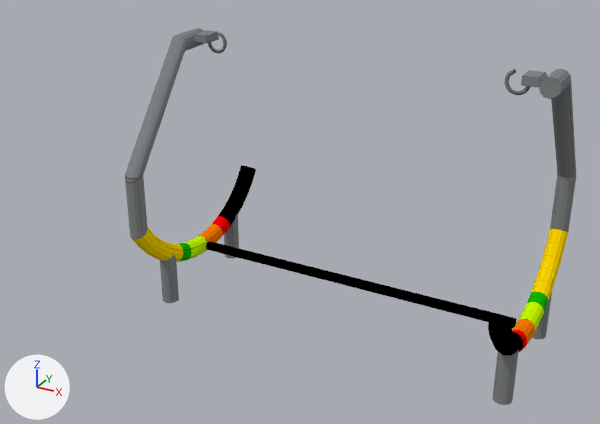
One commit to the Blender file Assets/Objects/chessboardFrame.blend: the scene before it, then after it.
Camera for both pictures: a camera (50 mm lens) standing at (8.88, -18.98, 9.92) and looking at (-1.45, -0.19, 0.53). Lighting does not change. The marker at lower left points along +X, +Y and +Z.

Before the edit, the objects in view are built like this:
```python
me_cube = bpy.data.meshes.new('Cube')
me_cube.from_pydata(...)  # 1664 vertices, 1486 faces; spans x -1.1..1.1, y -31.2..31.3, z -11.6..66.3
# faces by material slot: [6, 740, 740]
me_cube.materials.append(mat_material)  # picture img_tex_png
me_cube.materials.append(mat_material_003)  # picture img_tex_png_004
me_cube.materials.append(mat_material_002)  # picture img_tex_png_006
ob_cube = bpy.data.objects.new('Cube', me_cube)
ob_cube.location = (0.0, 0.0, -1.38)
ob_cube.scale = (4.8, 0.1, 0.1)
```
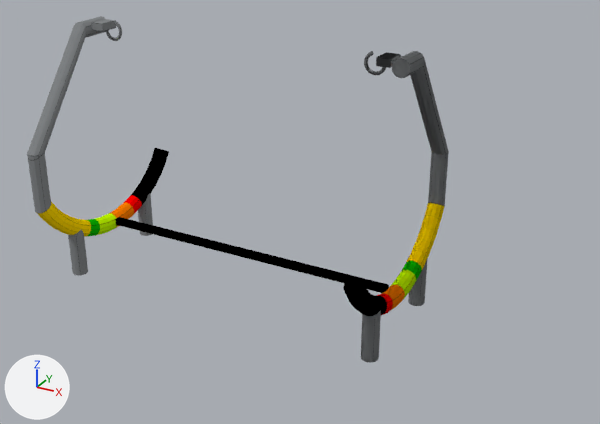
Where the change shows, as pixel boxes (x1, y1, x2, y2) in the pictures (600 x 424 px; the box of a moved part takes in the faces that stretch with it):
```json
{"object": "Cube", "change": "reshaped, moved", "before": [125, 28, 576, 405], "after": [27, 16, 449, 362], "on screen": "6% narrower, 8% shorter"}
{"part": 1, "of": "me_cube", "change": "moved or reshaped", "before": [521, 70, 547, 88], "on screen": "not visible afterwards"}
{"part": 2, "of": "me_cube", "change": "moved or reshaped", "before": [505, 69, 530, 95], "on screen": "not visible afterwards"}
{"part": 3, "of": "me_cube", "change": "moved or reshaped", "before": [193, 30, 219, 43], "after": [376, 52, 402, 68]}
{"part": 4, "of": "me_cube", "change": "added", "after": [364, 51, 386, 75]}
{"part": 5, "of": "me_cube", "change": "moved or reshaped", "before": [160, 255, 179, 303], "after": [361, 311, 381, 362]}
{"part": 6, "of": "me_cube", "change": "moved or reshaped", "before": [488, 69, 576, 355], "after": [343, 51, 449, 316]}
{"part": 7, "of": "me_cube", "change": "moved or reshaped", "before": [224, 214, 239, 258], "after": [408, 258, 428, 306]}
{"part": 8, "of": "me_cube", "change": "added", "after": [91, 19, 116, 31]}
{"part": 9, "of": "me_cube", "change": "added", "after": [138, 193, 153, 236]}
{"part": 10, "of": "me_cube", "change": "moved or reshaped", "before": [125, 28, 256, 262], "after": [27, 16, 169, 237]}
{"part": 11, "of": "me_cube", "change": "added", "after": [68, 230, 88, 275]}
{"part": 12, "of": "me_cube", "change": "deleted", "before": [206, 241, 517, 328], "on screen": "black"}
{"part": 13, "of": "me_cube", "change": "moved or reshaped", "before": [208, 32, 552, 405], "after": [105, 21, 389, 293]}
```

The change, as JSON lines over the scene's bpy script:
```json
{"block": "me_cube", "where": "# used by ob_cube; location = (0.0, 0.0, -1.38); scale = (4.8, 0.1, 0.1)"}
{"op": "remove", "block": "me_cube", "code": "me_cube.from_pydata(...)  # 1664 vertices, 1486 faces; spans x -1.1..1.1, y -31.2..31.3, z -11.6..66.3"}
{"op": "add", "block": "me_cube", "code": "me_cube.from_pydata(...)  # 2500 vertices, 2234 faces; spans x -1.1..1.1, y -29.1..33.1, z -11.6..66.3"}
{"block": "me_cube", "change": "me_cube part 1: the loose piece of 12 vertices spanning x 0.9..1.0, y -4.0..2.1, z 63.5..65.7 is moved by (0.0, 2.3, 0.0)"}
{"block": "me_cube", "change": "me_cube part 2: the loose piece of 408 vertices spanning x 0.8..0.9, y -1.4..-0.4, z 60.3..66.3 is moved by (0.0, 2.3, 0.0)"}
{"block": "me_cube", "change": "me_cube part 3: the loose piece of 12 vertices spanning x -1.0..-0.9, y -2.0..4.1, z 63.5..65.7 is turned 180 degrees about the z axis through its middle, then moved by (1.9, 0.3, 0.0), in mat_material_002 (picture img_tex_png_006)"}
{"block": "me_cube", "change": "me_cube part 4: the loose piece of 408 vertices spanning x 0.8..0.9, y -1.4..-0.4, z 60.3..66.3 is copied, and the copy is moved by (0.0, 2.3, 0.0); it spans x 0.8..0.9, y 0.9..1.8, z 60.3..66.3"}
{"block": "me_cube", "change": "me_cube part 5: the loose piece of 64 vertices spanning x -1.1..-1.0, y -18.9..-14.1, z -11.6..4.4 is turned 180 degrees about the z axis through its middle, then moved by (2.1, 1.7, 0.0), in mat_material_002 (picture img_tex_png_006)"}
{"block": "me_cube", "change": "me_cube part 6: the loose piece of 276 vertices spanning x 1.0..1.1, y -31.2..30.8, z -3.1..66.1 is moved by (0.0, 2.3, 0.0)"}
{"block": "me_cube", "change": "me_cube part 7: the loose piece of 64 vertices spanning x -1.1..-1.0, y 14.8..19.6, z -11.6..4.4 is turned 180 degrees about the z axis through its middle, then moved by (2.1, 1.7, 0.0), in mat_material_002 (picture img_tex_png_006)"}
{"block": "me_cube", "change": "me_cube part 8: the loose piece of 12 vertices spanning x -1.0..-0.9, y -2.0..4.1, z 63.5..65.7 is copied, and the copy is moved by (0.0, 0.3, 0.0), in mat_material_002 (picture img_tex_png_006); it spans x -1.0..-0.9, y -1.7..4.4, z 63.5..65.7"}
{"block": "me_cube", "change": "me_cube part 9: a new loose piece, a 32-sided cylinder along z spanning x -1.11..-1.01, y 16.38..21.18, z -11.64..4.36, in mat_material_002 (picture img_tex_png_006)"}
{"block": "me_cube", "change": "me_cube part 10: the loose piece of 276 vertices spanning x -1.1..-1.0, y -30.7..31.3, z -3.1..66.1 is moved by (0.0, 1.6, 0.0), in mat_material_002 (picture img_tex_png_006)"}
{"block": "me_cube", "change": "me_cube part 11: a new loose piece, a 32-sided cylinder along z spanning x -1.11..-1.01, y -17.27..-12.47, z -11.64..4.36, in mat_material_002 (picture img_tex_png_006)"}
{"block": "me_cube", "change": "me_cube part 12: the loose piece of 8 vertices spanning x -1.0..1.0, y -1.0..1.0, z -1.0..1.0 is deleted"}
{"block": "me_cube", "change": "me_cube part 13: 53 vertices moved within x -0.9..1.1, y -19.5..1.3, z -11.6..66.3; 463 vertices removed from x -0.9..1.1, y -19.5..19.0, z -11.6..66.3; 759 vertices added at x -1.0..1.1, y -29.0..33.1, z -11.6..66.3"}
{"op": "remove", "block": "me_cube", "code": "me_cube.materials.append(mat_material_003)  # picture img_tex_png_004"}
{"op": "set", "path": "ob_cube.location", "old": "(0.0, 0.0, -1.38)", "new": "(-3.62, -0.14, -1.38)"}
```
